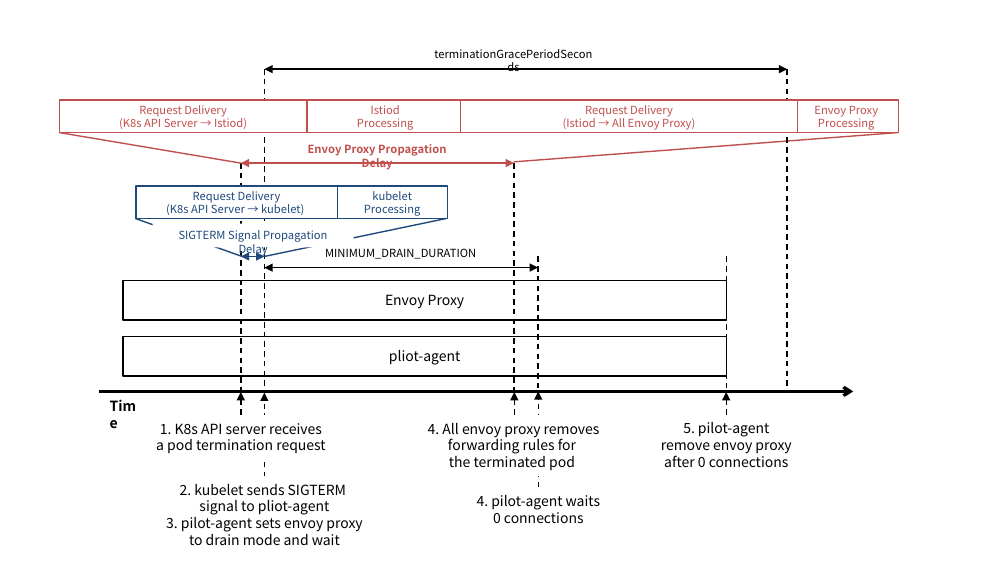
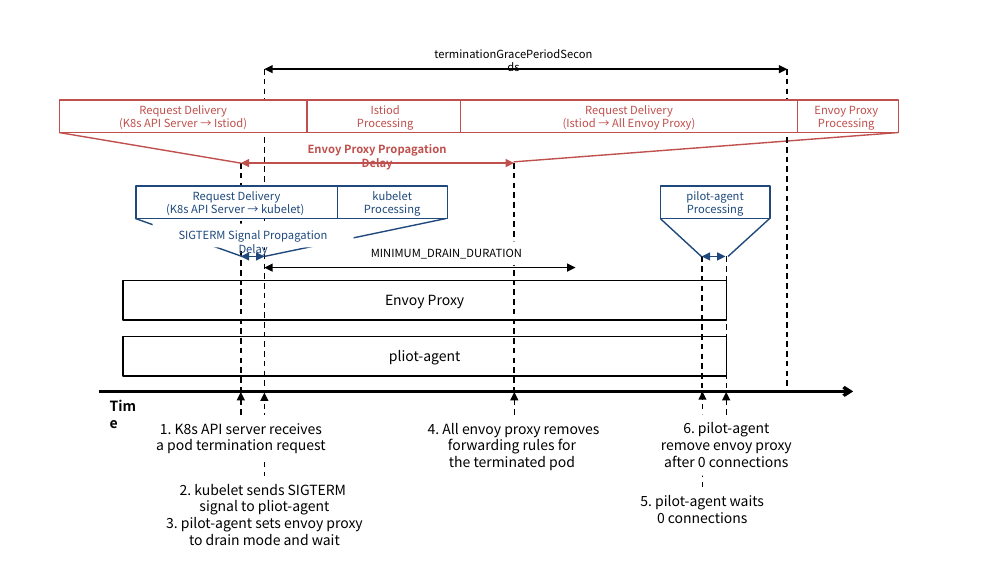
Before and after one commit to ssup2/blog-software, a slide deck: slide 4 of content/docs/theory-analysis/istio-pod-gracefully-termination/images/images.pptx (slide 5 before the commit). Drawn at 1008x567 pixels with LibreOffice and Linux fonts; fonts in the diff are those of the drawing. Boxes give left, top, right and bottom in pixels: in the first picture for what was removed or moved away, otherwise in the second. Text is boxed around its words. In the diff, an @@ line names an element or a change of style, - is before the commit and + after.

```diff
--- a/content/docs/theory-analysis/istio-pod-gracefully-termination/images/images.pptx
+++ b/content/docs/theory-analysis/istio-pod-gracefully-termination/images/images.pptx
@@ rounded rectangle added at (660, 186, 770, 219), fill #FFFFFF, outline #1F497D 1 pt, 8 pt, text #1F497D @@
+pilot-agent
+Processing
@@ line added from (702, 256) to (660, 219), #1F497D 1 pt @@
@@ line added from (770, 219) to (728, 256), #1F497D 1 pt @@
@@ double arrow moved from (538, 268) - (264, 268) to (576, 268) - (264, 268) @@
@@ text "MINIMUM_DRAIN_DURATION": place and size @@
-text "MINIMUM_DRAIN_DURATION" at (325, 248, 476, 259)
+text "MINIMUM_DRAIN_DURATION" at (371, 248, 522, 259)
@@ double arrow added from (726, 256) to (702, 256), #1F497D 1 pt @@
@@ 1 text, 1 line, 1 arrow: place and size @@
-1 text, 1 line, 1 arrow at (477, 256, 600, 523)
+1 text, 1 line, 1 arrow at (640, 256, 764, 523)
@@ text at (640, 495, 764, 510): text changed @@
-4. pilot-agent waits
+5. pilot-agent waits
```
Also in this commit, not shown: 2 other slides changed, 4 other files.
